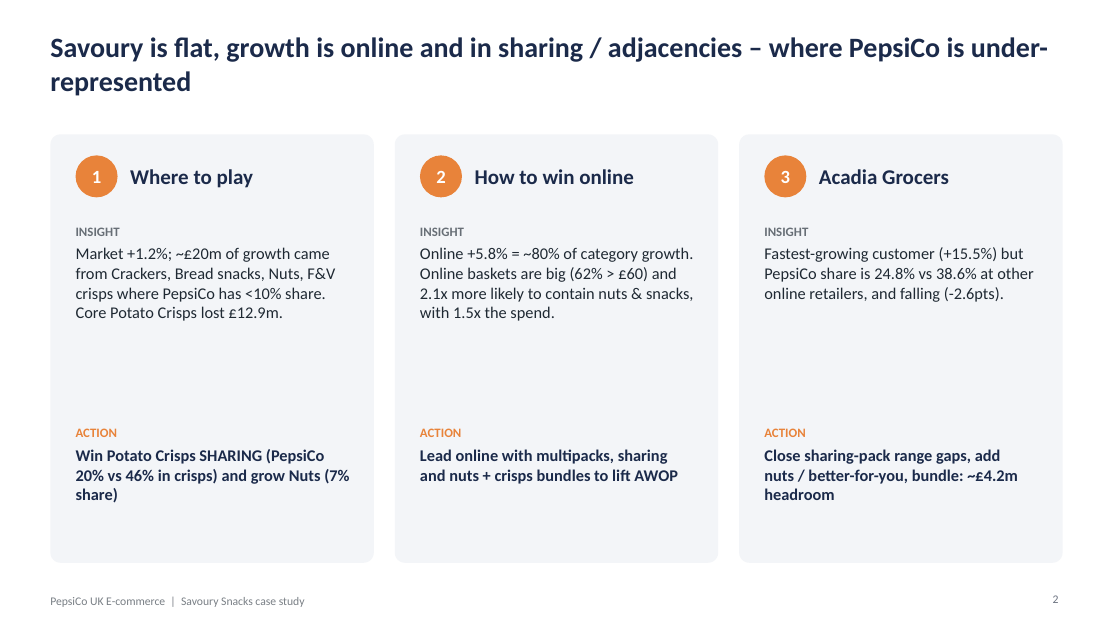
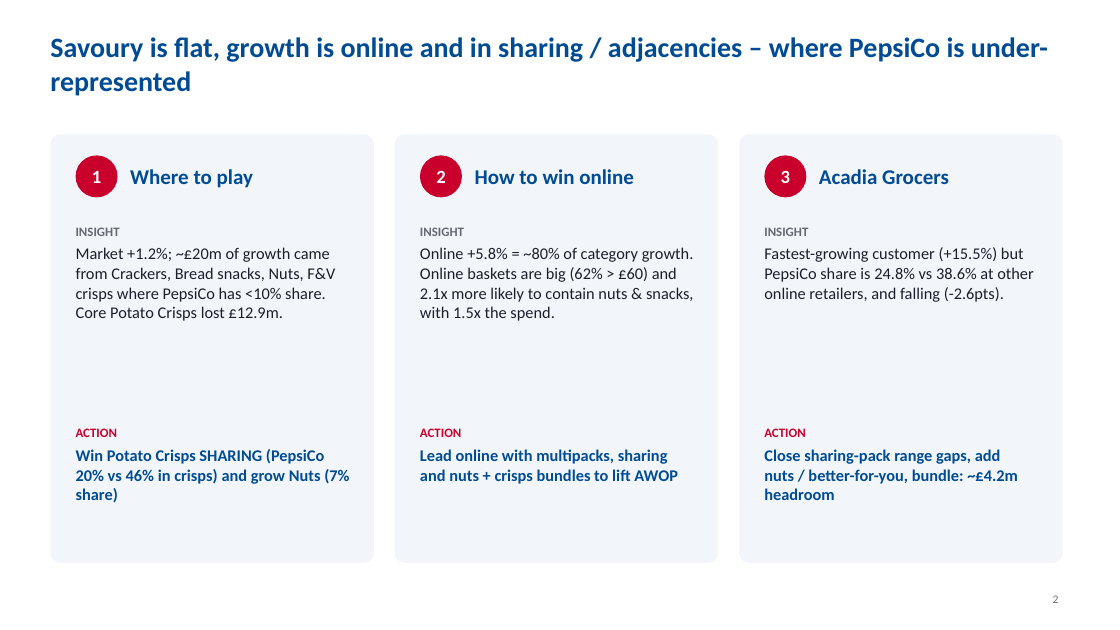
Before and after one commit to harshjunekumar/test-sample, a slide deck: slide 2 of case_study/PepsiCo_Savoury_Case_Study_Deck.pptx. Drawn at 1120x630 pixels with LibreOffice and Linux fonts; fonts in the diff are those of the drawing. Boxes give left, top, right and bottom in pixels: in the first picture for what was removed or moved away, otherwise in the second. Text is boxed around its words. In the diff, an @@ line names an element or a change of style, - is before the commit and + after.

```diff
--- a/case_study/PepsiCo_Savoury_Case_Study_Deck.pptx
+++ b/case_study/PepsiCo_Savoury_Case_Study_Deck.pptx
@@ fill #F3F5F8 to #F2F6FA in 3 elements at [395, 134, 718, 563], [739, 134, 1063, 563], [50, 134, 374, 563] @@
@@ fill #E8833A to #C9002B in 3 elements at [76, 155, 118, 197], [420, 155, 462, 197], [765, 155, 807, 197] @@
@@ text colour #1B2A4A to #004B93 in 7 elements at [50, 37, 1048, 96], [130, 169, 253, 188], [76, 449, 349, 503], [475, 169, 634, 184], [420, 449, 678, 484], [819, 169, 949, 184], [764, 449, 1018, 500] @@
@@ text colour #E8833A to #C9002B in 3 elements at [76, 428, 117, 437], [420, 428, 461, 437], [764, 428, 805, 437] @@
@@ text removed at [50, 597, 305, 607] @@
-PepsiCo UK E-commerce | Savoury Snacks case study
```
Also in this commit, not shown: 10 other slides changed, 3 other files.
